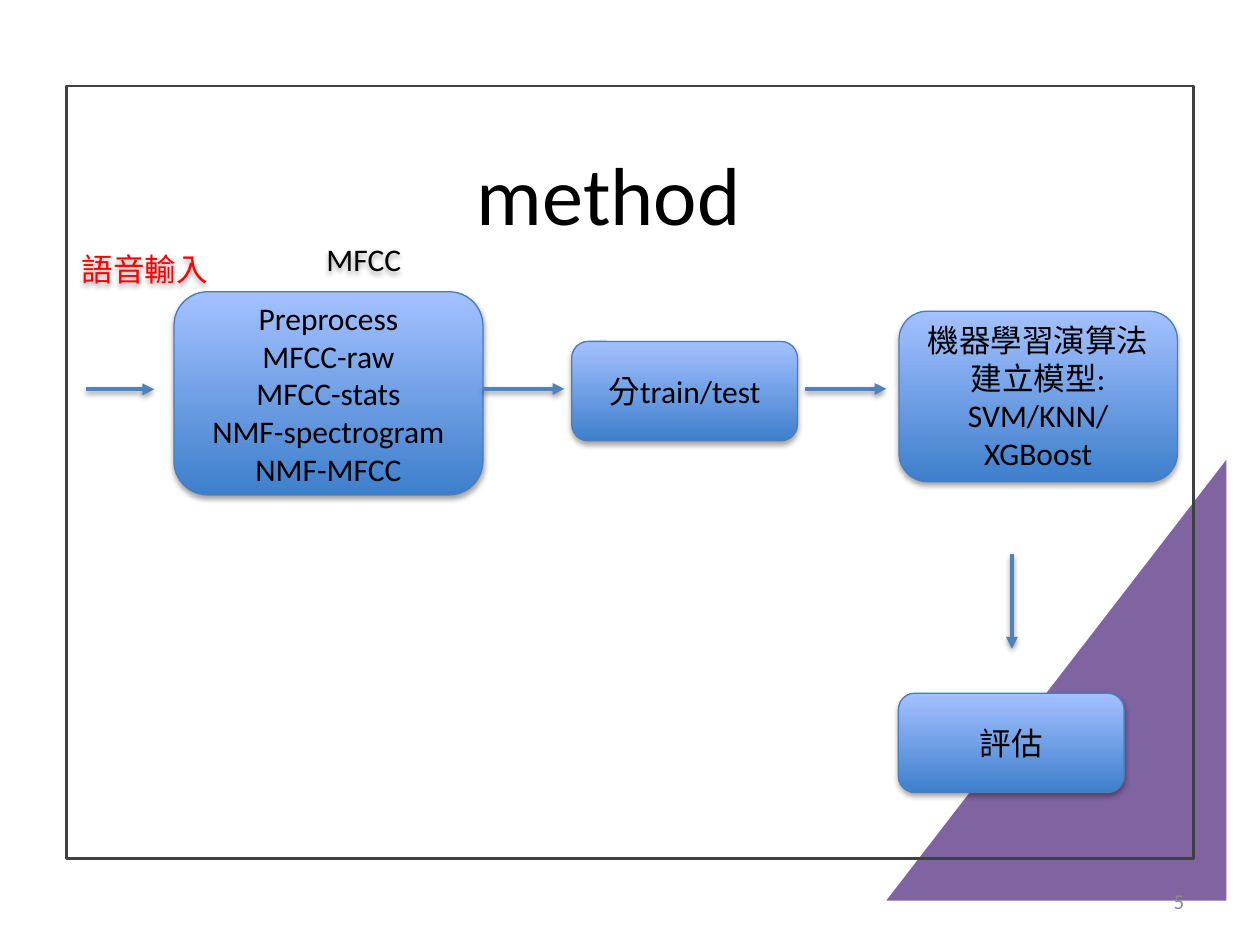
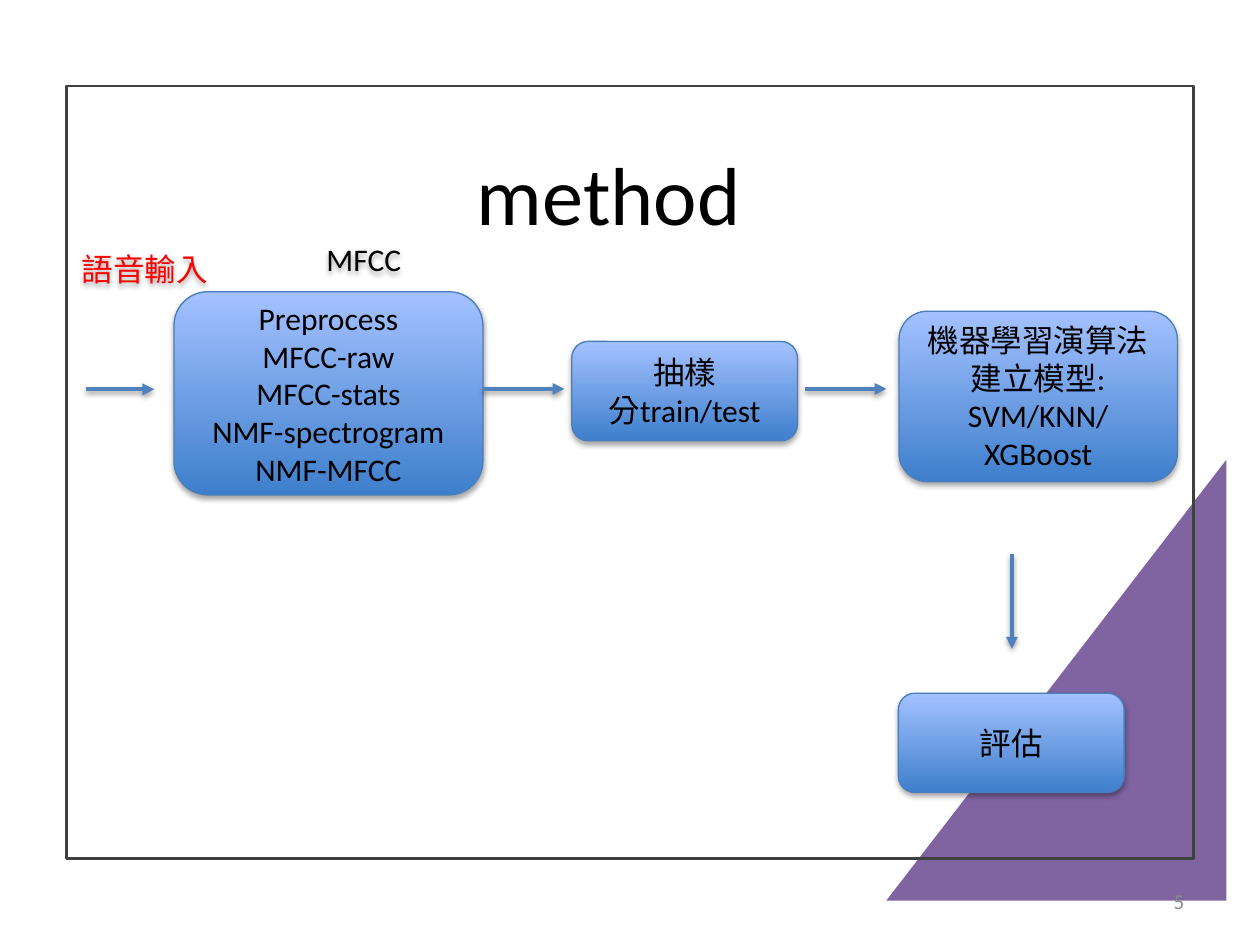
Before and after one commit to jasonfghx/lilicoco, a slide deck: slide 5 of 大學生/6哥FINAL1006.pptx. Drawn at 1260x945 pixels with LibreOffice and Linux fonts; fonts in the diff are those of the drawing. Boxes give left, top, right and bottom in pixels: in the first picture for what was removed or moved away, otherwise in the second. Text is boxed around its words. In the diff, an @@ line names an element or a change of style, - is before the commit and + after.

```diff
--- a/大學生/6哥FINAL1006.pptx
+++ b/大學生/6哥FINAL1006.pptx
@@ text in rounded rectangle at box(653, 357, 716, 387): paragraph added @@
+抽樣
```
Also in this commit, not shown: 1 other slide changed.
